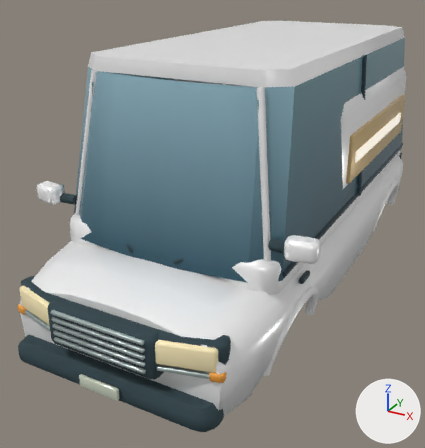
Two versions of the glTF model assets/models/vehicles/parcel.glb, one commit apart.
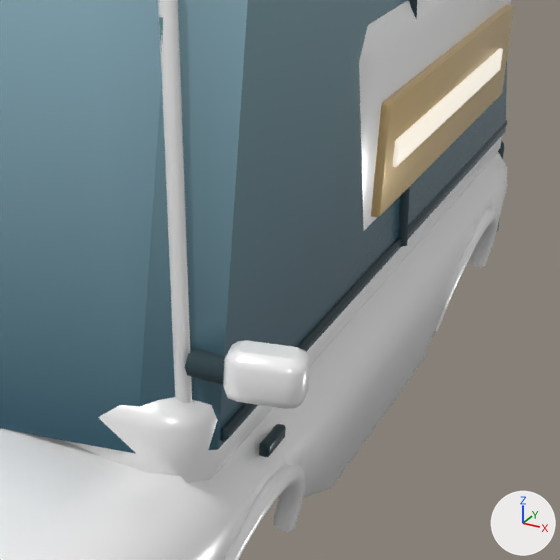
Old and new are each drawn whole from a camera (50 mm lens) standing at (1.98, -4.5, 2.71) and looking at (-0.26, -0.43, 0.67) and again close up on the part from 45% to 100% of the width and 21% to 73% of the height. Lighting does not change. The marker at lower right points along +X, +Y and +Z. The last two pictures show the newer version. Vertices at exactly the same position are counted once.

Names of what the first close-up shows: 'Chassis'.
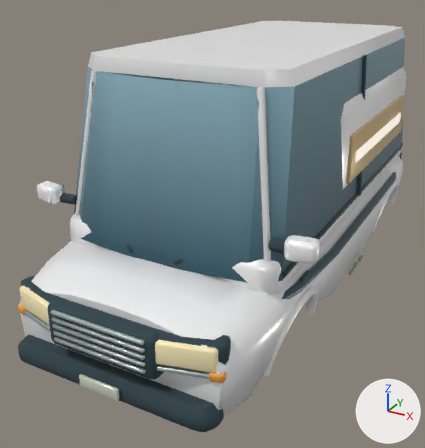
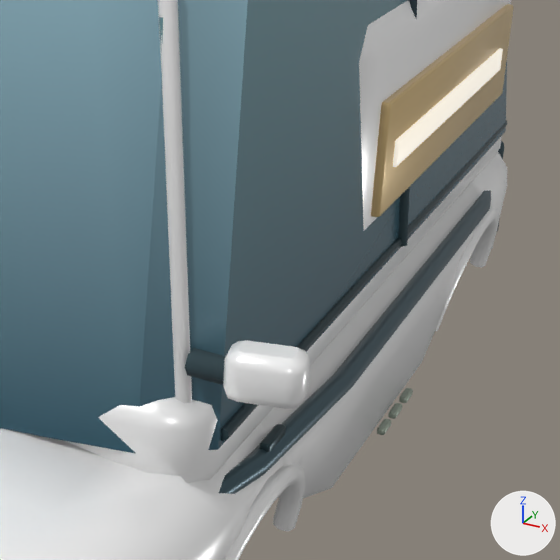
Location of each change, [x1, y1, x2, y2] in pixels of the close-ups (560 x 560 px):
part 1 of me_chassis, added: after [399, 388, 413, 403]
part 2 of me_chassis, added: after [388, 403, 402, 419]
part 3 of me_chassis, added: after [377, 419, 391, 435]
part 4 of me_chassis, added: after [219, 191, 491, 494]
part 5 of me_chassis, edited (looks the same): [0, 0, 513, 560] in both

The edits, one by one:
me_chassis is used by ob_chassis; location (0.0, 0.0, 0.0).
me_chassis had 3105 vertices, 6002 faces and spanned x -1.06..1.06, y -2.34..2.31, z 0.27..2.17.
me_chassis now has 3607 vertices, 6974 faces and spans x -1.06..1.06, y -2.34..2.31, z 0.27..2.17.
me_chassis part 1: the loose piece of 72 vertices spanning x 0.84..0.87, y -1.27..-1.13, z 0.8..0.84 is copied, and the copy is scaled about its middle by (0.96, 0.646, 0.555), then moved by (0.02, 1.44, -0.5); it spans x 0.86..0.89, y 0.19..0.29, z 0.31..0.33.
me_chassis part 2: the loose piece of 72 vertices spanning x 0.84..0.87, y -1.27..-1.13, z 0.8..0.84 is copied, and the copy is scaled about its middle by (0.96, 0.646, 0.555), then moved by (0.02, 1.3, -0.5); it spans x 0.86..0.89, y 0.05..0.15, z 0.31..0.33.
me_chassis part 3: the loose piece of 72 vertices spanning x 0.84..0.87, y -1.27..-1.13, z 0.8..0.84 is copied, and the copy is scaled about its middle by (0.96, 0.646, 0.555), then moved by (0.02, 1.16, -0.5); it spans x 0.86..0.89, y -0.09..0.01, z 0.31..0.33.
me_chassis part 4: a new loose piece of 35 vertices spanning x 0.69..0.92, y -1.86..1.84, z 0.69..0.83, in mat_metal.
me_chassis part 5: 2818 kept faces spanning x -1.03..1.03, y -2.33..2.31, z 0.3..2.17 get new vertex colours.
Other edits to the shape of me_chassis do not show in these pictures.
